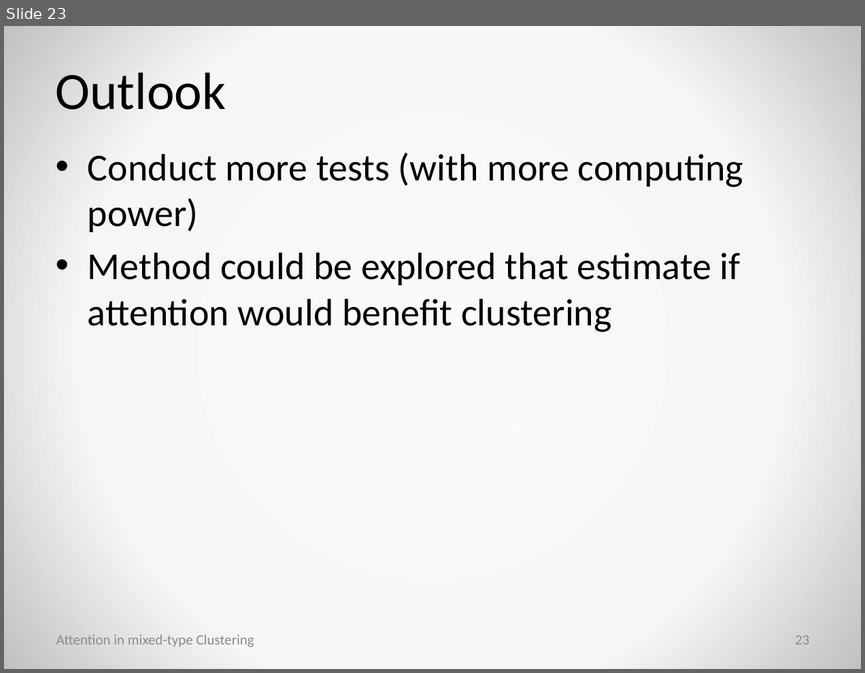
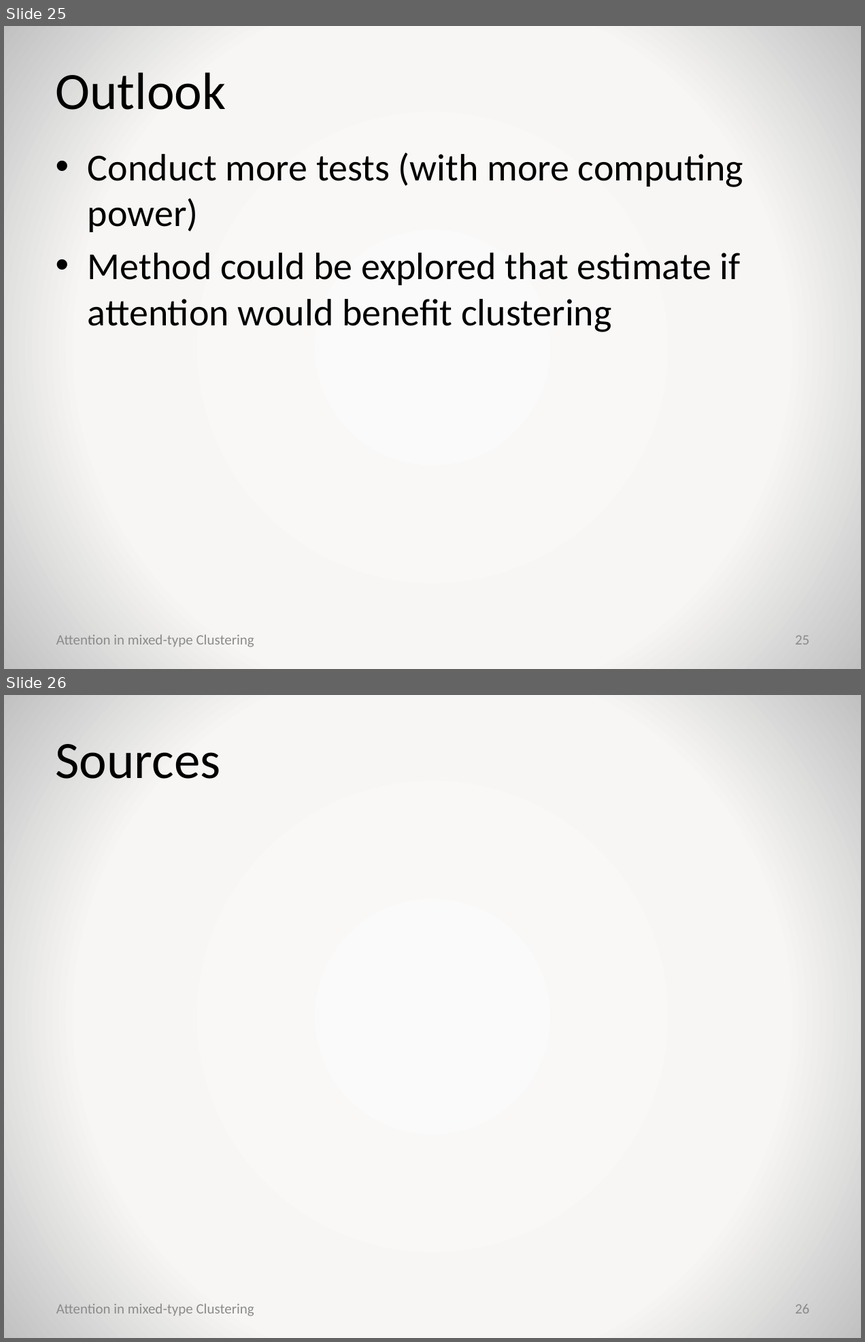
Before and after one commit to jaanisfehling/attention-mixed-type-clustering, a slide deck: presentation.pptx. Shown one above the other, each under a label of ours: slide 23 before the commit, slides 25 and 26 after it. The pictures are 865x673 and 865x1342 pixels, drawn with LibreOffice and Linux fonts; fonts in the diff are those of the drawing; background and template pictures are left out. Boxes give left, top, right and bottom in pixels: in the first picture for what was removed or moved away, otherwise in the second. Text is boxed around its words. In the diff, an @@ line names an element or a change of style, - is before the commit and + after.

```diff
--- a/presentation.pptx
+++ b/presentation.pptx
@@ slide 26 added at [4, 695, 861, 1338], background gradient #FAFAFA to #F7F6F4 to #C1C1C1 @@
@@ title added at [56, 744, 221, 779], 44 pt, text #000000 @@
+Sources
@@ text added at [56, 1303, 254, 1316], 12 pt, text #8C8C8C @@
+Attention in mixed-type Clustering
@@ page number added at [795, 1304, 809, 1313], 12 pt, text #8C8C8C @@
+26
@@ what was slide 23 is now slide 25 @@
@@ page number at [795, 635, 809, 644]: text changed @@
-23
+25
```
Also in this commit, not shown: 2 slides changed, 2 other slides added.
